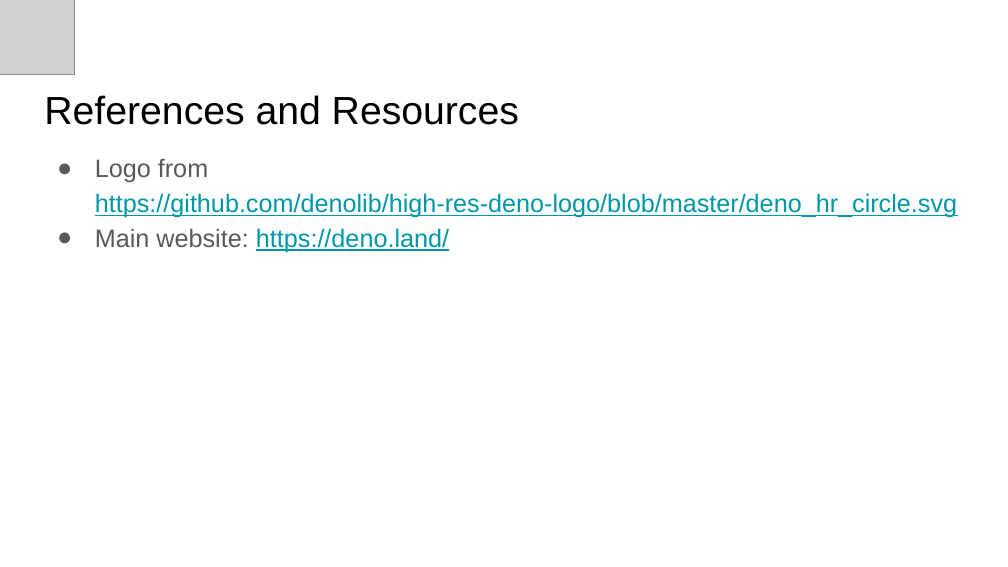
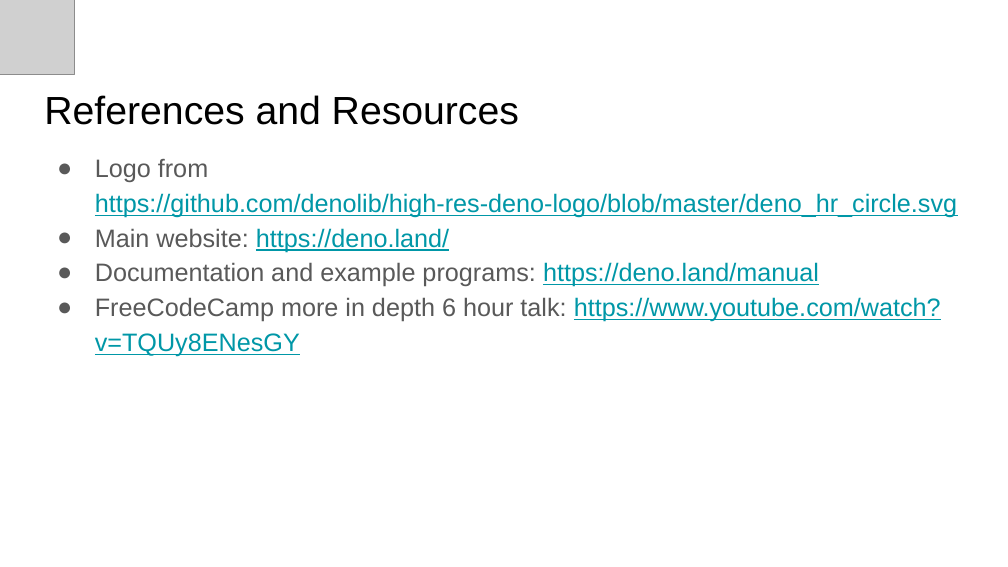
Before and after one commit to michaelachrisco/deno-developer-talk, a slide deck: slide 8 of Introduction to Deno.pptx (slide 7 before the commit). Drawn at 1008x567 pixels with LibreOffice and Linux fonts; fonts in the diff are those of the drawing; grey boxes stand for pictures. Boxes give left, top, right and bottom in pixels: in the first picture for what was removed or moved away, otherwise in the second. Text is boxed around its words. In the diff, an @@ line names an element or a change of style, - is before the commit and + after.

Commit message:
feature(example-programs): Documentation example programs

```diff
--- a/Introduction to Deno.pptx
+++ b/Introduction to Deno.pptx
@@ text at [95,262,941,357]: paragraphs added @@
+● Documentation and example programs: https://deno.land/manual
+● FreeCodeCamp more in depth 6 hour talk: https://www.youtube.com/watch?v=TQUy8ENesGY
```
Also in this commit, not shown: 1 other slide changed, 1 slide added, 1 other file.
